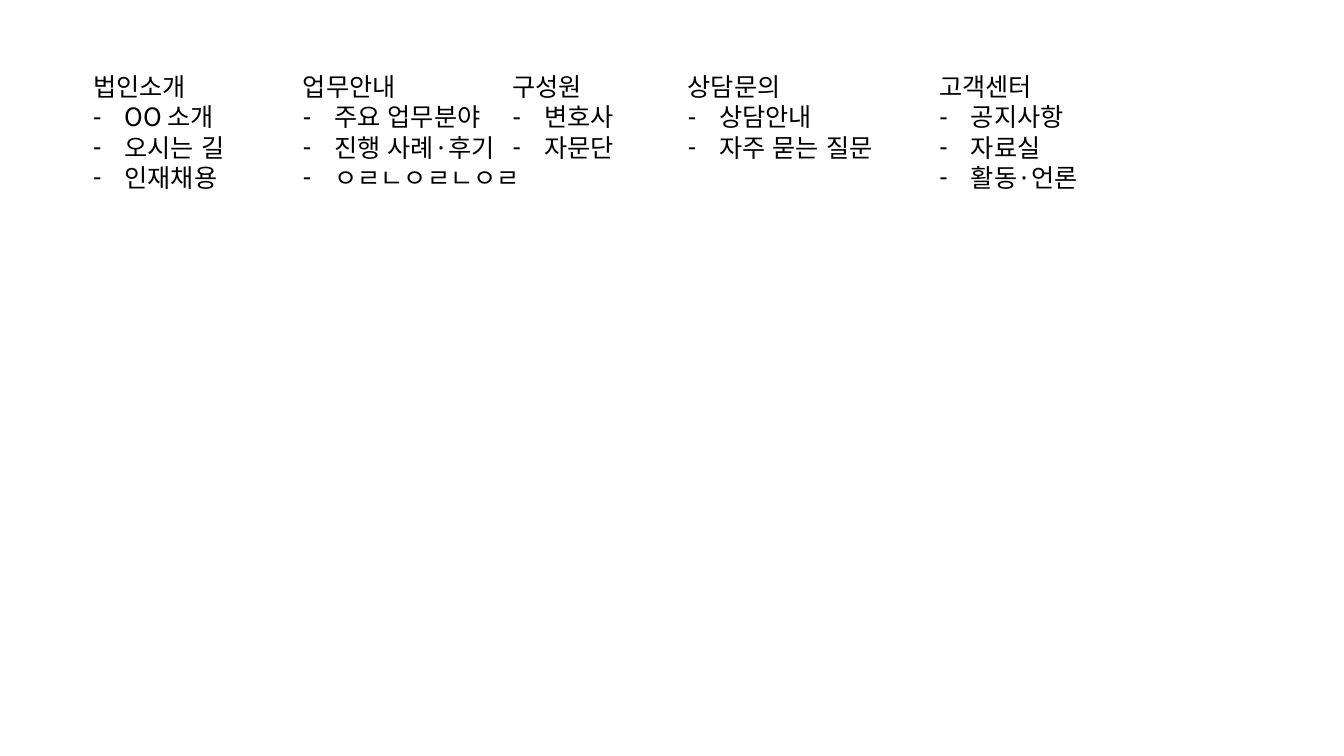
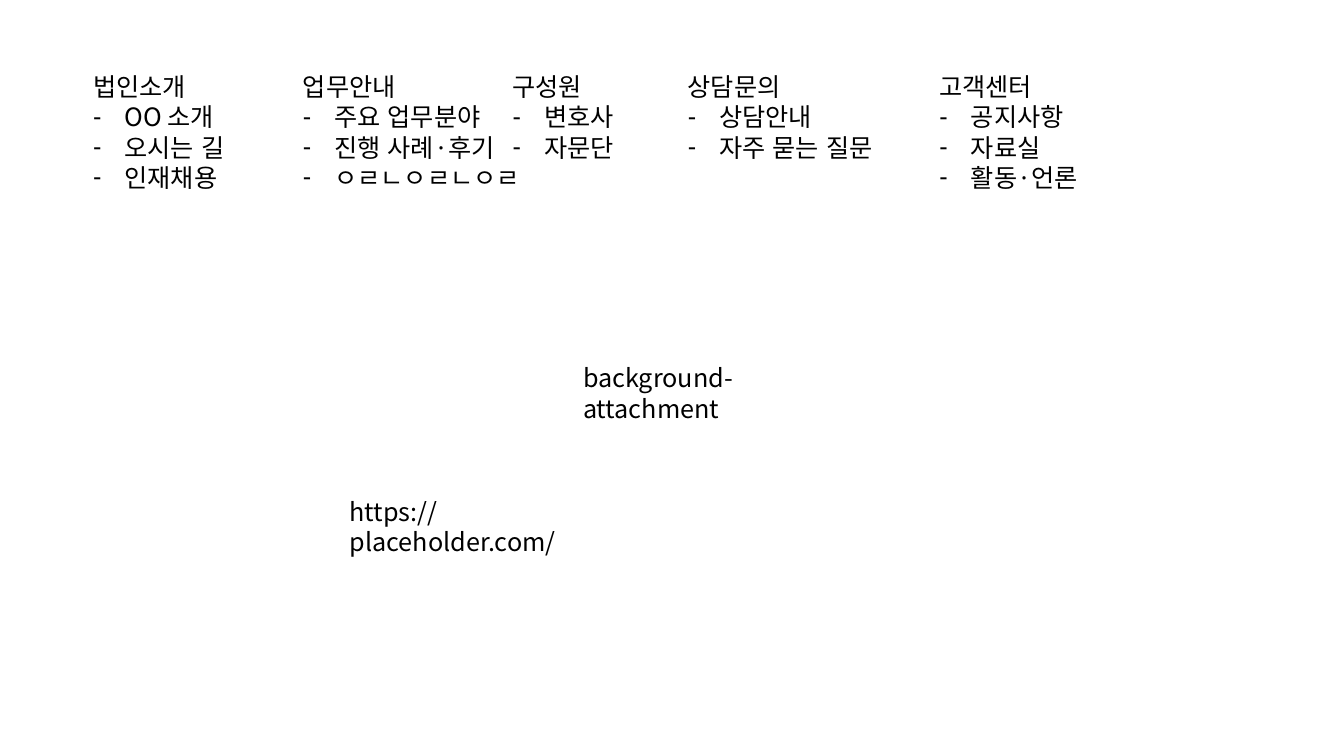
Before and after one commit to kim-yeny/project-lawfirm, a slide deck: slide 1 of [참고] lawfirm/(노트) lawfirm.pptx. Drawn at 1344x756 pixels with LibreOffice and Linux fonts; fonts in the diff are those of the drawing. Boxes give left, top, right and bottom in pixels: in the first picture for what was removed or moved away, otherwise in the second. Text is boxed around its words. In the diff, an @@ line names an element or a change of style, - is before the commit and + after.

```diff
--- a/[참고] lawfirm/(노트) lawfirm.pptx
+++ b/[참고] lawfirm/(노트) lawfirm.pptx
@@ text added at [583,367,733,419], 18 pt, text #000000 @@
+background-attachment
@@ text added at [350,501,556,557], 18 pt, text #000000 @@
+https://placeholder.com/
```
Also in this commit, not shown: 1 slide added, 1 slide removed, 10 other files.
